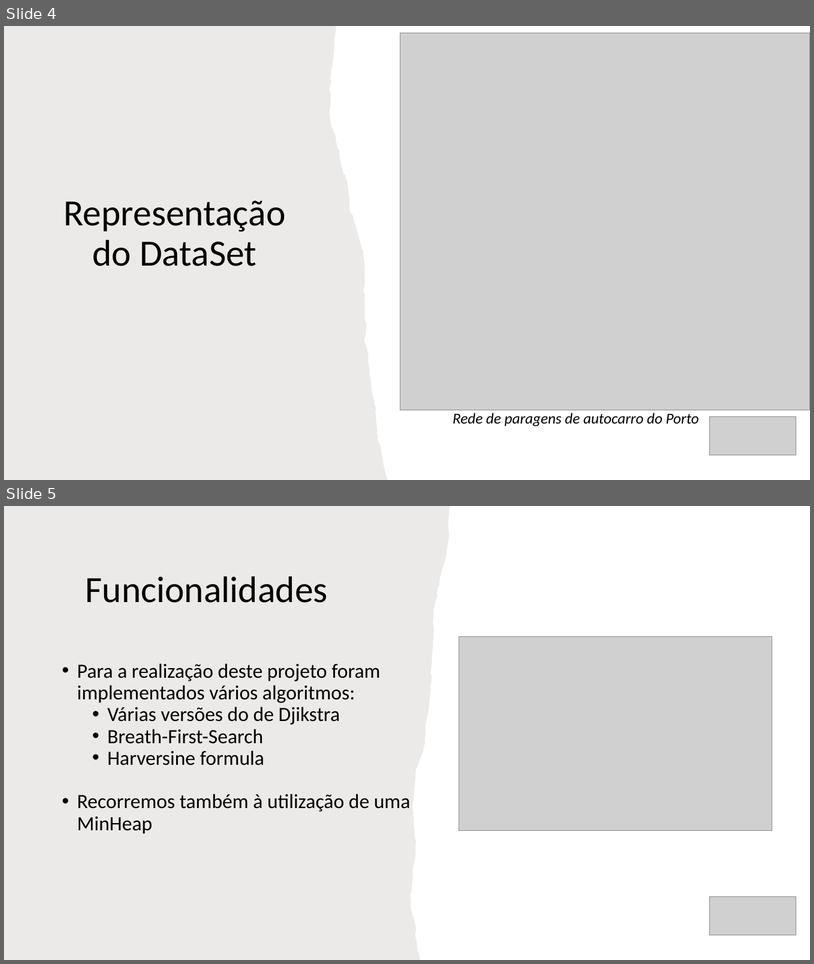
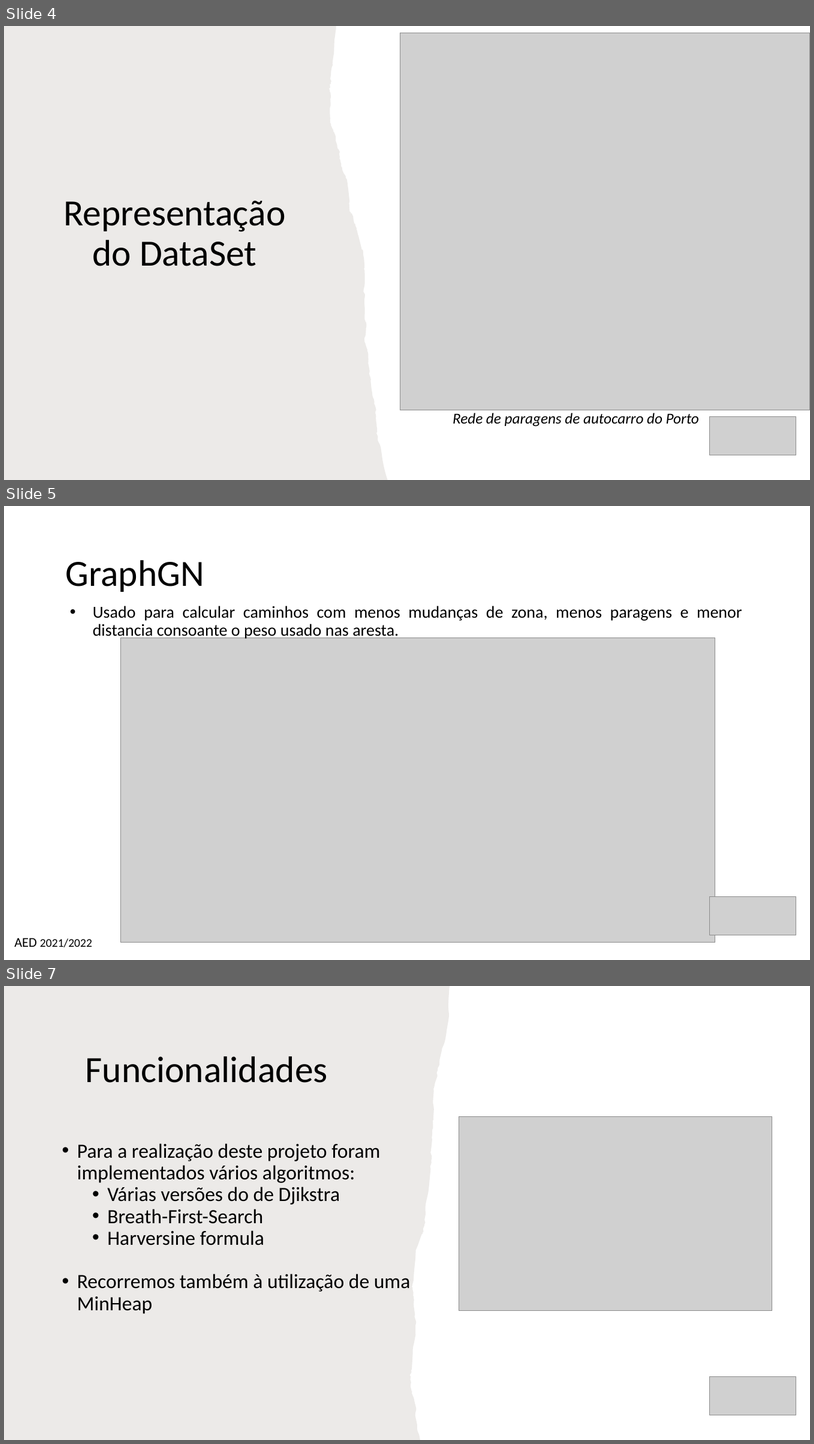
Before and after one commit to TiagoBranquinho/AED-Graphs, a slide deck: Grafosppt.pptx. Shown one above the other, each under a label of ours: slides 4 and 5 before the commit, slides 4, 5 and 7 after it; the slides between them are not shown. The pictures are 814x964 and 814x1444 pixels, drawn with LibreOffice and Linux fonts; fonts in the diff are those of the drawing; grey boxes stand for pictures. Boxes give left, top, right and bottom in pixels: in the first picture for what was removed or moved away, otherwise in the second. Text is boxed around its words. In the diff, an @@ line names an element or a change of style, - is before the commit and + after.

```diff
--- a/Grafosppt.pptx
+++ b/Grafosppt.pptx
@@ slide 5 added at box(4, 506, 810, 960), background #FFFFFF @@
@@ title added at box(65, 560, 204, 592), 44 pt, text #000000 @@
+GraphGN
@@ text added at box(93, 606, 743, 640), 20 pt, text #000000 @@
+  • Usado para calcular caminhos com menos mudanças de zona, menos paragens e menor distancia consoante o peso usado nas aresta.
@@ picture added at box(121, 637, 716, 942) @@
@@ picture added at box(710, 897, 797, 935) @@
@@ text added at box(14, 937, 92, 947), 14 pt, text #000000 @@
+AED 2021/2022
@@ what was slide 5 is now slide 7 @@
```
Also in this commit, not shown: 3 slides changed, 1 other slide added.
